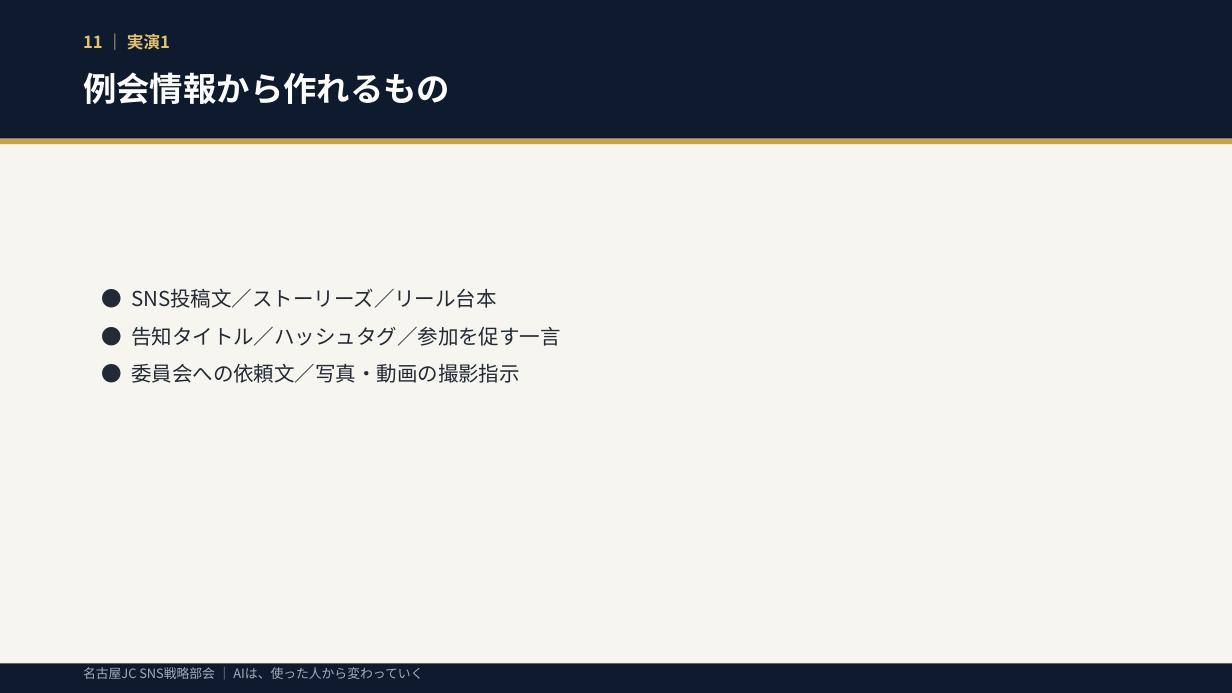
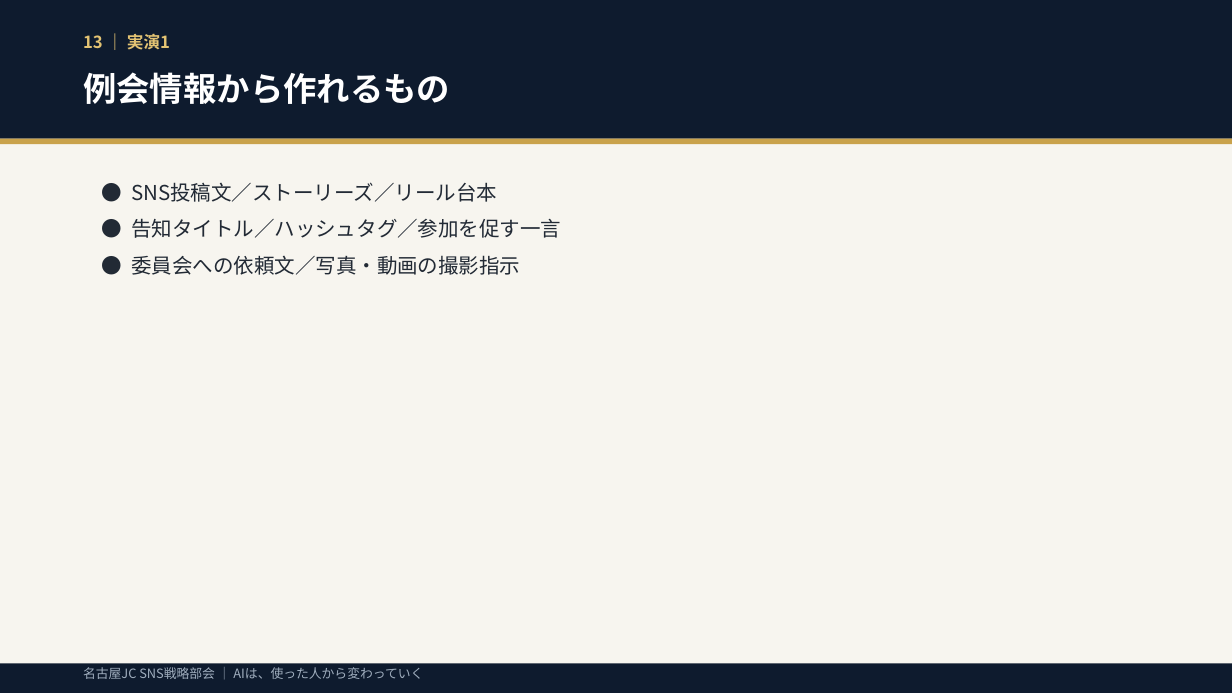
Before and after one commit to unaginobori1205/bushido-dev, a slide deck: slide 13 of ai_sns_seminar_deck.pptx (slide 11 before the commit). Drawn at 1232x693 pixels with LibreOffice and Linux fonts; fonts in the diff are those of the drawing. Boxes give left, top, right and bottom in pixels: in the first picture for what was removed or moved away, otherwise in the second. Text is boxed around its words. In the diff, an @@ line names an element or a change of style, - is before the commit and + after.

```diff
--- a/ai_sns_seminar_deck.pptx
+++ b/ai_sns_seminar_deck.pptx
@@ text at <box>83,33,170,50</box>: text changed @@
-11 ｜ 実演1
+13 ｜ 実演1
@@ text "● SNS投稿文／ストーリーズ／リール台本": place and size @@
-text "● SNS投稿文／ストーリーズ／リール台本" at <box>131,288,561,383</box>
+text "● SNS投稿文／ストーリーズ／リール台本" at <box>131,182,561,275</box>
@@ text "● SNS投稿文／ストーリーズ／リール台本" at <box>131,182,561,275</box>: less space between paragraphs @@
```
Also in this commit, not shown: 18 other slides changed, 2 slides added, 1 slide removed, 2 other files.
